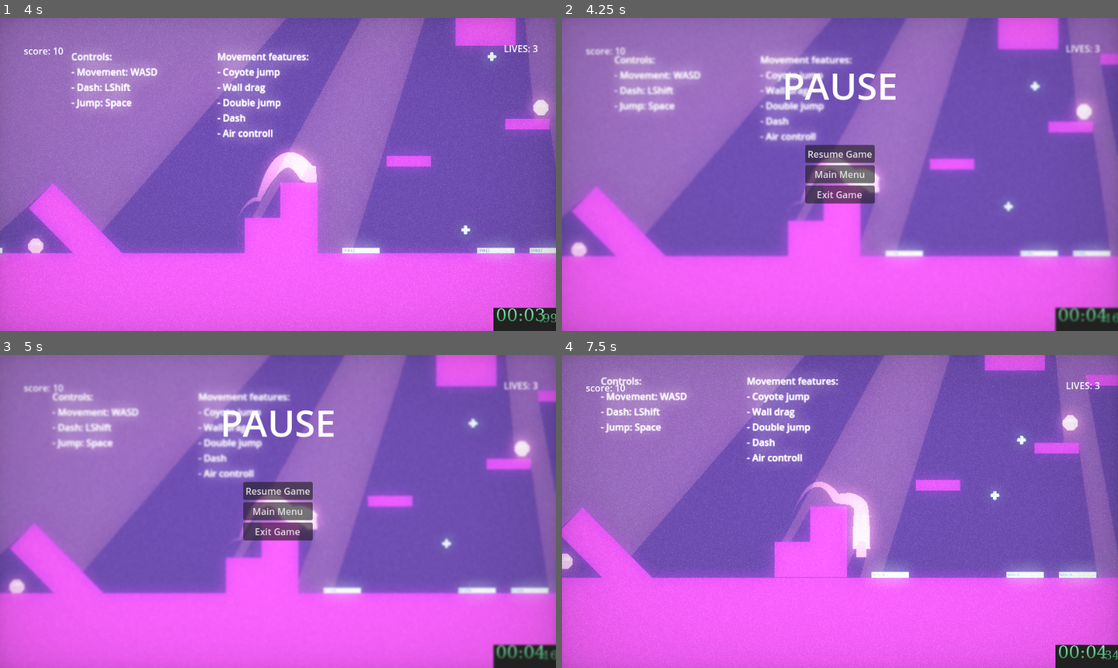
Above: before the commit, frames 1-4 (two rows, left to right).
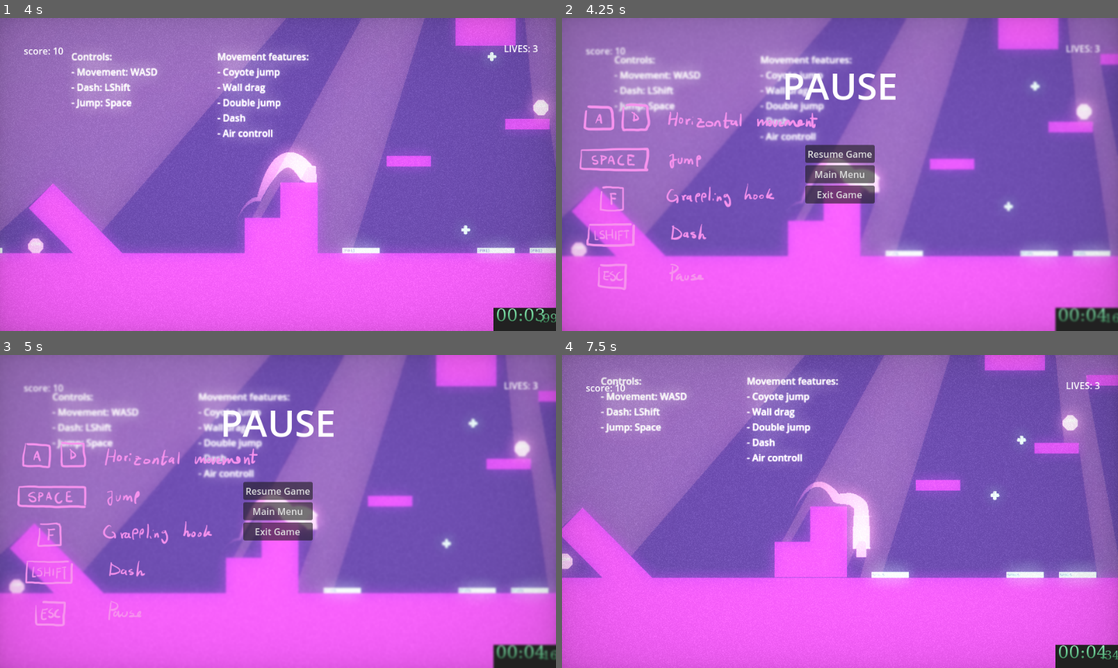
Above: after the commit, the same moments.

Repository: Nispeter/VaultHunter_CGS
Game: Godot game, scene res://scenes/TestScene_DEV.tscn
Two runs of this game, one before a commit and one after it. Both use one fixed random seed, a clock stepped at 60 frames per second and the inputs below. The engine's default icon, where the game draws it, is replaced by a stand-in: a white triangle on a blue panel in a dark square.
Inputs (mouse positions are in pixels of both pictures, inside the frame that each line leads up to):
- Up to frame 1 (4 s): move the mouse to (400, 158) at 0.52 s; hold Space (jump) 0.53-1.28 s; hold Right (ui_right) 0.53-2.03 s; tap F (grapple) at 0.6, 1.55, 2.85, 3.6 s; move the mouse to (166, 190) at 1.27 s; tap Space (jump) at 1.35, 1.52, 1.82, 3.02, 3.32 s; move the mouse to (333, 105) at 2.02 s; hold Left (ui_left) 2.03-2.78 s; hold Space (jump) 2.03-2.78 s; tap Shift (dash) at 2.1 s; move the mouse to (250, 237) at 2.77 s; hold Right (ui_right) from 2.78 s (still down); move the mouse to (444, 221) at 3.52 s; hold Space (jump) from 3.53 s (still down)
- Up to frame 2 (4.25 s): keep holding Right (ui_right); keep holding Space (jump); tap Escape (pause) at 4.15 s
- Up to frame 3 (5 s): move the mouse to (111, 464) at 4.27 s; release Right (ui_right) at 4.28 s; release Space (jump) at 4.28 s; hold Left (ui_left) from 4.28 s (still down); tap Space (jump) at 4.35, 4.52, 4.82 s; tap F (grapple) at 4.55 s
- Up to frame 4 (7.5 s): move the mouse to (867, 511) at 5.02 s; release Left (ui_left) at 5.03 s; hold Right (ui_right) 5.03-5.78 s; hold Space (jump) 5.03-5.78 s; tap Shift (dash) at 5.1 s; move the mouse to (756, 433) at 5.77 s; hold Left (ui_left) 5.78-7.25 s; tap F (grapple) at 5.85, 6.6 s; tap Space (jump) at 6.02, 6.32 s; move the mouse to (962, 495) at 6.52 s; hold Space (jump) 6.53-7.25 s; click "Resume Game" at 7.25 s

Frame 1 is identical in both runs. In frame 2, 2.2% of the frame differs, in the area x 3-46%, y 27-87%; in frame 3, 2.1%; in frame 4, nothing differs.

Commit message:
sfx and animations

Diff:
--- a/prefabs/Player_prefab.tscn
+++ b/prefabs/Player_prefab.tscn
@@ -7,6 +7,10 @@
 [ext_resource type="Script" path="res://scripts/entities/player/GrapplingController.gd" id="5_q8qsd"]
 [ext_resource type="Script" path="res://scripts/entities/player/BoosterManager.gd" id="6_83w3w"]
 [ext_resource type="Script" path="res://scripts/entities/player/Trail.gd" id="7_kyc3l"]
+[ext_resource type="AudioStream" uid="uid://d1mokh3410hfw" path="res://assets/sounds/jump.wav" id="8_8dhul"]
+[ext_resource type="AudioStream" uid="uid://iptqau3xprk7" path="res://assets/sounds/hit-by-a-wood-230542.mp3" id="10_goby8"]
+[ext_resource type="AudioStream" uid="uid://cyn7hnj4ry7ai" path="res://assets/sounds/ghook.wav" id="10_xg826"]
+[ext_resource type="AudioStream" uid="uid://eh750yhxj57o" path="res://assets/sounds/retro-coin-4-236671.mp3" id="11_rq33l"]
 
 [sub_resource type="Animation" id="Animation_5jeks"]
 length = 0.001
@@ -243,6 +247,11 @@
 [node name="HealthController" type="Node" parent="."]
 script = ExtResource("3_67myh")
 
+[node name="HitSfx" type="AudioStreamPlayer" parent="HealthController"]
+stream = ExtResource("10_goby8")
+volume_db = -10.454
+pitch_scale = 0.6
+
 [node name="MovementController" type="Node" parent="."]
 script = ExtResource("4_j04j7")
 max_jumps = 2
@@ -256,4 +265,13 @@
 script = ExtResource("7_kyc3l")
 point_lenght = 49
 
+[node name="JumpSfx" type="AudioStreamPlayer" parent="."]
+stream = ExtResource("8_8dhul")
+
+[node name="GrapplingHook" type="AudioStreamPlayer" parent="."]
+stream = ExtResource("10_xg826")
+
+[node name="CoinSfx" type="AudioStreamPlayer" parent="."]
+stream = ExtResource("11_rq33l")
+
 [connection signal="loose_lives" from="HealthController" to="." method="_loose_live"]
--- a/prefabs/UI/PauseMenu_prefab.tscn
+++ b/prefabs/UI/PauseMenu_prefab.tscn
@@ -1,7 +1,9 @@
-[gd_scene load_steps=5 format=3 uid="uid://7h6yabpfcref"]
+[gd_scene load_steps=8 format=3 uid="uid://7h6yabpfcref"]
 
 [ext_resource type="Script" path="res://scripts/ui/TestScreen_1.gd" id="1_r7i6l"]
 [ext_resource type="Shader" path="res://assets/shaders/pause_blur.gdshader" id="2_hgd02"]
+[ext_resource type="Texture2D" uid="uid://cu6ixjkdbr0ex" path="res://assets/pause_menu/controls.png" id="3_cn87b"]
+[ext_resource type="Texture2D" uid="uid://kl2413kab2sy" path="res://assets/pause_menu/controls_1.png" id="4_g22i2"]
 
 [sub_resource type="ShaderMaterial" id="ShaderMaterial_esw44"]
 shader = ExtResource("2_hgd02")
@@ -10,6 +12,20 @@
 [sub_resource type="SystemFont" id="SystemFont_hc1ms"]
 font_names = PackedStringArray("Consolas")
 subpixel_positioning = 0
+
+[sub_resource type="SpriteFrames" id="SpriteFrames_xggq5"]
+animations = [{
+"frames": [{
+"duration": 1.0,
+"texture": ExtResource("3_cn87b")
+}, {
+"duration": 1.0,
+"texture": ExtResource("4_g22i2")
+}],
+"loop": true,
+"name": &"default",
+"speed": 5.0
+}]
 
 [node name="PauseMenu" type="Control"]
 visible = false
@@ -80,6 +96,14 @@
 layout_mode = 2
 text = "Exit Game"
 
+[node name="AnimatedSprite2D" type="AnimatedSprite2D" parent="MarginContainer/HBoxContainer"]
+position = Vector2(-26, 76)
+scale = Vector2(0.748438, 0.728472)
+sprite_frames = SubResource("SpriteFrames_xggq5")
+autoplay = "default"
+frame = 1
+frame_progress = 1.0
+
 [connection signal="pressed" from="MarginContainer/HBoxContainer/VBoxContainer/Resume" to="." method="_on_resume_pressed"]
 [connection signal="pressed" from="MarginContainer/HBoxContainer/VBoxContainer/Main Menu" to="." method="_on_main_menu_pressed"]
 [connection signal="pressed" from="MarginContainer/HBoxContainer/VBoxContainer/Exit Game" to="." method="_on_exit_game_pressed"]
--- a/scripts/entities/player/GrapplingController.gd
+++ b/scripts/entities/player/GrapplingController.gd
@@ -2,6 +2,7 @@
 
 @onready var player_body: CharacterBody2D = $".."
 @onready var raycast_angles: Node = $RayCast
+@onready var hook_sfx = $"../GrapplingHook"
 
 @export var is_active: bool = false
 var is_hooked: bool = false
@@ -40,6 +41,7 @@
 	raycast_angles.look_at(get_global_mouse_position())
 
 	if Input.is_action_just_pressed("grapple"):
+		hook_sfx.play()
 		var new_hook_pos = get_hook_pos()
 		if new_hook_pos:
 			hook_pos = new_hook_pos
--- a/scripts/entities/player/Player.gd
+++ b/scripts/entities/player/Player.gd
@@ -10,6 +10,8 @@
 @export var live_counter : Label
 @export var score_counter : Label
 @export var max_lives : int
+
+@onready var coin_sfx : Node = $CoinSfx
 var current_lives : int
 var current_score : int
 
@@ -34,6 +36,7 @@
 	pass
 
 func add_score(score_value: int):
+	coin_sfx.play()
 	current_score += score_value
 	score_counter.text = "score: " + str(current_score)
 
--- a/scripts/entities/player/PlayerHealth.gd
+++ b/scripts/entities/player/PlayerHealth.gd
@@ -1,7 +1,15 @@
 extends IHealth
 
 signal loose_lives
-
+@onready var hit_sfx = $HitSfx
 func die():
 	current_health = 0
 	loose_lives.emit()
+
+func take_damage(damage: int) -> void:
+	hit_sfx.play()
+	current_health -= damage
+	if current_health <= 0:
+		die()
+
+	print("damage taken: %d, current health: %d" %[damage, current_health])
--- a/scripts/entities/player/PlayerMovement.gd
+++ b/scripts/entities/player/PlayerMovement.gd
@@ -46,6 +46,7 @@
 
 var sprite_animator : AnimationPlayer
 @onready var jump_particles = $"../Icon/CPUParticles2D"
+@onready var jump_sfx = $"../JumpSfx"
 
 signal on_dash
 
@@ -94,9 +95,11 @@
 func handle_jumping() -> void:
 	#print(jump_count)
 	if is_on_wall and not player_body.is_on_floor() and Input.is_action_just_pressed("jump") and wall_jump_cooldown_time <= 0:
+		jump_sfx.play()
 		player_body.velocity = wall_jump_force * Vector2(facing_direction * -1, 1)
 		wall_jump_cooldown_time = wall_jump_cooldown
 	elif Input.is_action_just_pressed("jump") and (player_body.is_on_floor() or (jump_count < max_jumps and advanced_movement)):
+		jump_sfx.play()
 		if(coyote_time <= 0 and jump_count  == 0):				#HACK: no es bonito, pero hace el trabajo
 			jump_count += 1
 		player_body.velocity.y = -jump_force
Renamed: assets/controls.png -> assets/pause_menu/controls.png
Not shown, changed: assets/pause_menu/controls.png.import
Renamed: assets/controls_1.png -> assets/pause_menu/controls_1.png
Not shown, changed: assets/pause_menu/controls_1.png.import
Not shown, added: assets/sounds/ghook.wav.import
Not shown, added: assets/sounds/hit-by-a-wood-230542.mp3.import
Not shown, added: assets/sounds/jump.wav.import
Not shown, added: assets/sounds/retro-coin-4-236671.mp3.import
Not shown: 1 places in prefabs/Player_prefab.tscn that only renumber resources
Not shown: 1 places in scenes/TestScene_DEV.tscn that only renumber resources
Not shown, added: assets/sounds/ghook.wav
Not shown, added: assets/sounds/hit-by-a-wood-230542.mp3
(and 2 more such lines)
